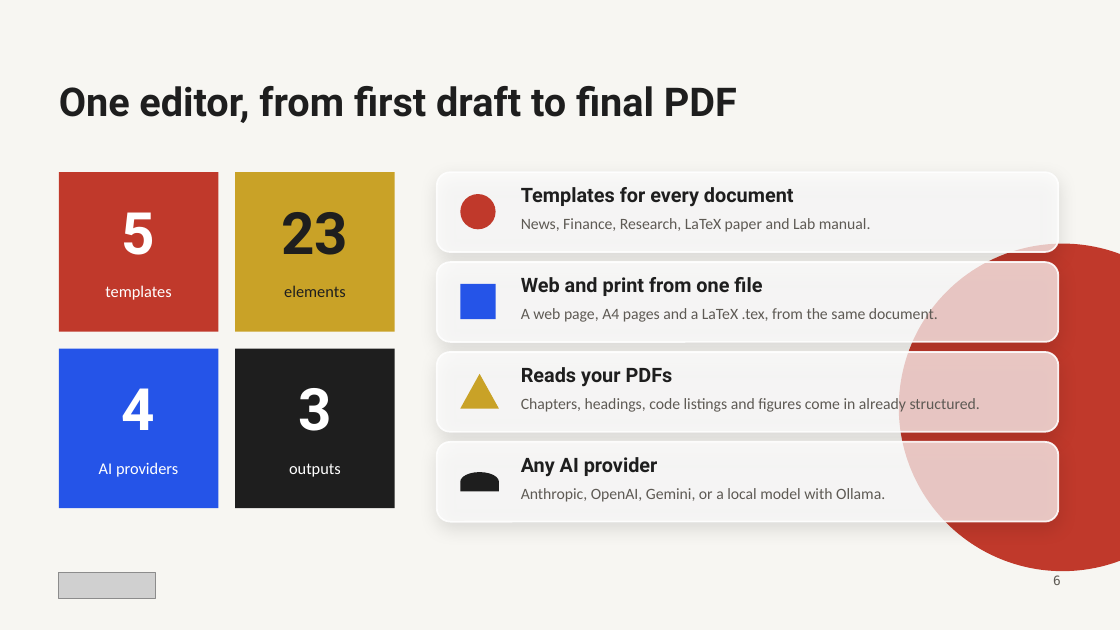
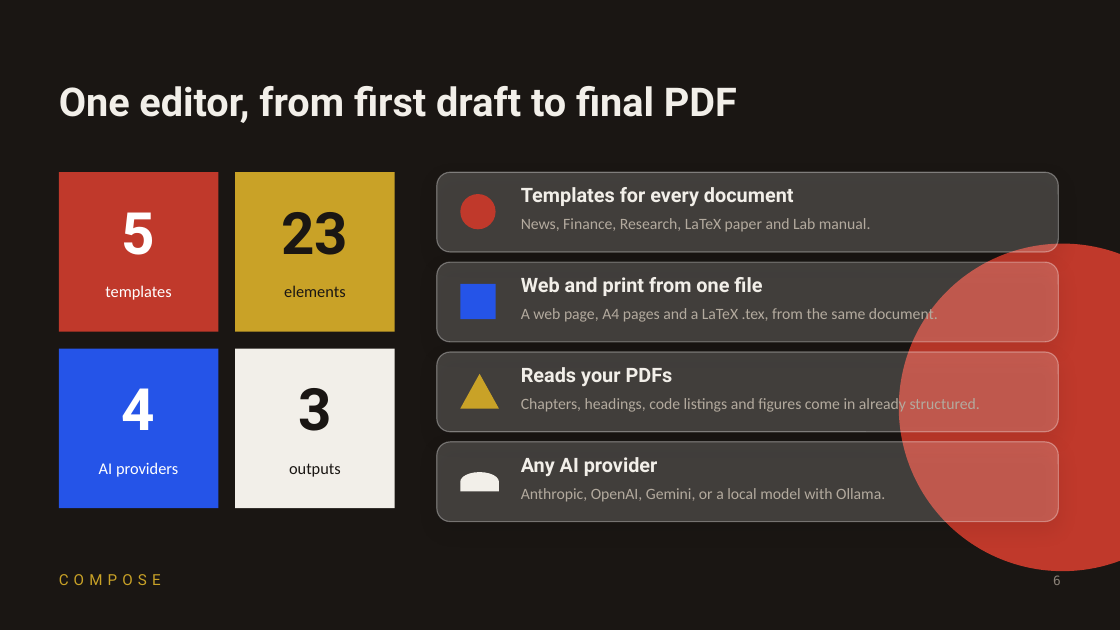
Before and after one commit to PanotAbhay/aihackathon, a slide deck: slide 6 of pitch/Compose-pitch.pptx. Drawn at 1120x630 pixels with LibreOffice and Linux fonts; fonts in the diff are those of the drawing; grey boxes stand for pictures. Boxes give left, top, right and bottom in pixels: in the first picture for what was removed or moved away, otherwise in the second. Text is boxed around its words. In the diff, an @@ line names an element or a change of style, - is before the commit and + after.

Commit message:
Put the pitch deck in the original dark scheme with the COMPOSE wordmark
Warm near-black background and cream text from the original deck's theme, smoked
glass cards, the app's gold COMPOSE wordmark (as in the top bar) in place of the
logo image, and the Word and Canva app icons on the positioning slide.

```diff
--- a/pitch/Compose-pitch.pptx
+++ b/pitch/Compose-pitch.pptx
@@ background #F7F6F2 to #1A1613 @@
@@ text "23" at [281,212,348,255]: text colour #1E1E1E to #1A1613 @@
@@ text "elements" at [284,285,346,297]: text colour #1E1E1E to #1A1613 @@
@@ rectangle at [235,349,395,508]: fill #1E1E1E to #F2EFE9 @@
@@ text "3" at [298,388,331,431]: text colour #FFFFFF to #1A1613 @@
@@ fill #FFFFFF at 72% opacity to #FFFFFF at 18% opacity; outline #FFFFFF 1.5 pt to #FFFFFF 1 pt; shadow changed in 4 elements at [437,172,1059,252], [437,262,1059,342], [437,352,1059,432], [437,442,1059,522] @@
@@ text "outputs" at [289,463,341,477]: text colour #FFFFFF to #1A1613 @@
@@ flow chart delay at [460,472,499,491]: fill #1E1E1E to #F2EFE9 @@
@@ text colour #1E1E1E to #F2EFE9 in 5 elements at [59,86,737,123], [521,187,794,206], [521,277,762,296], [521,367,673,386], [521,457,658,476] @@
@@ text colour #5E5A54 to #B3AA9E in 4 elements at [521,218,871,232], [521,306,938,324], [521,396,980,414], [521,488,885,502] @@
@@ picture removed at [59,573,155,598] @@
@@ text added at [59,574,161,585], 13 pt, text #C9A227 @@
+COMPOSE
@@ text "6" at [1053,575,1061,585]: text colour #5E5A54 to #8A8177 @@
```
Also in this commit, not shown: 6 other slides changed, 1 other file.
